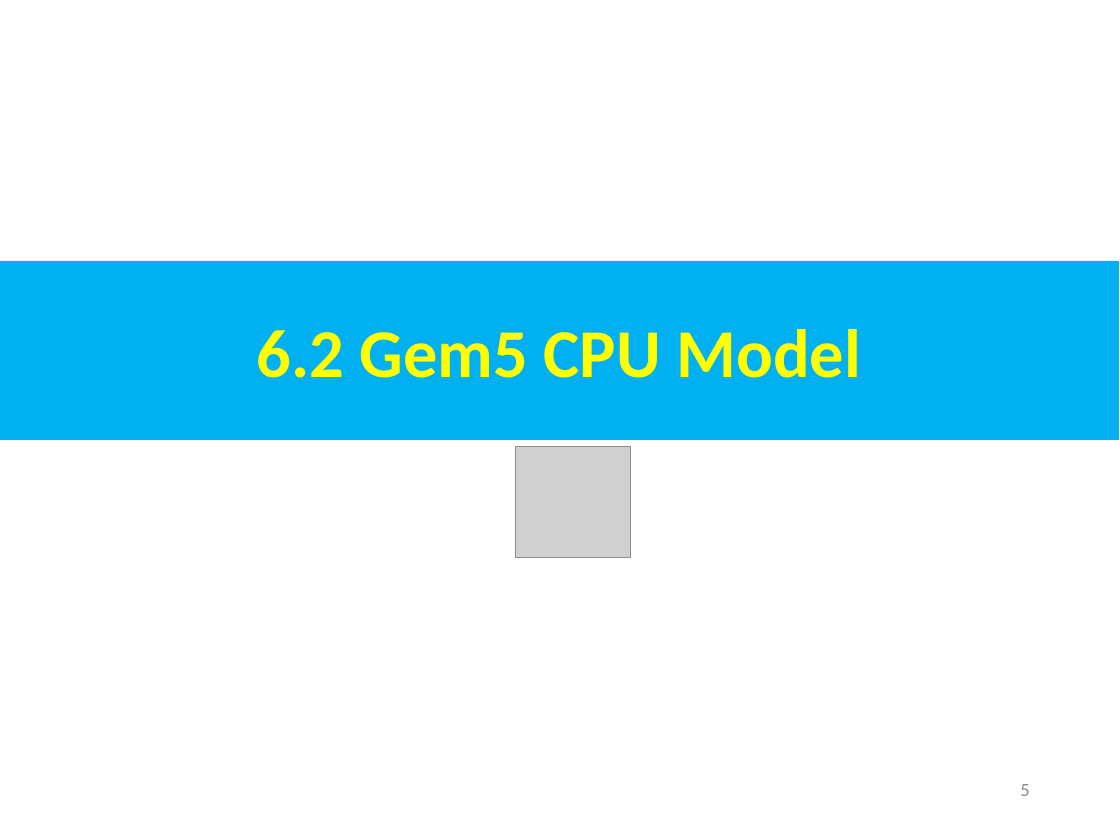
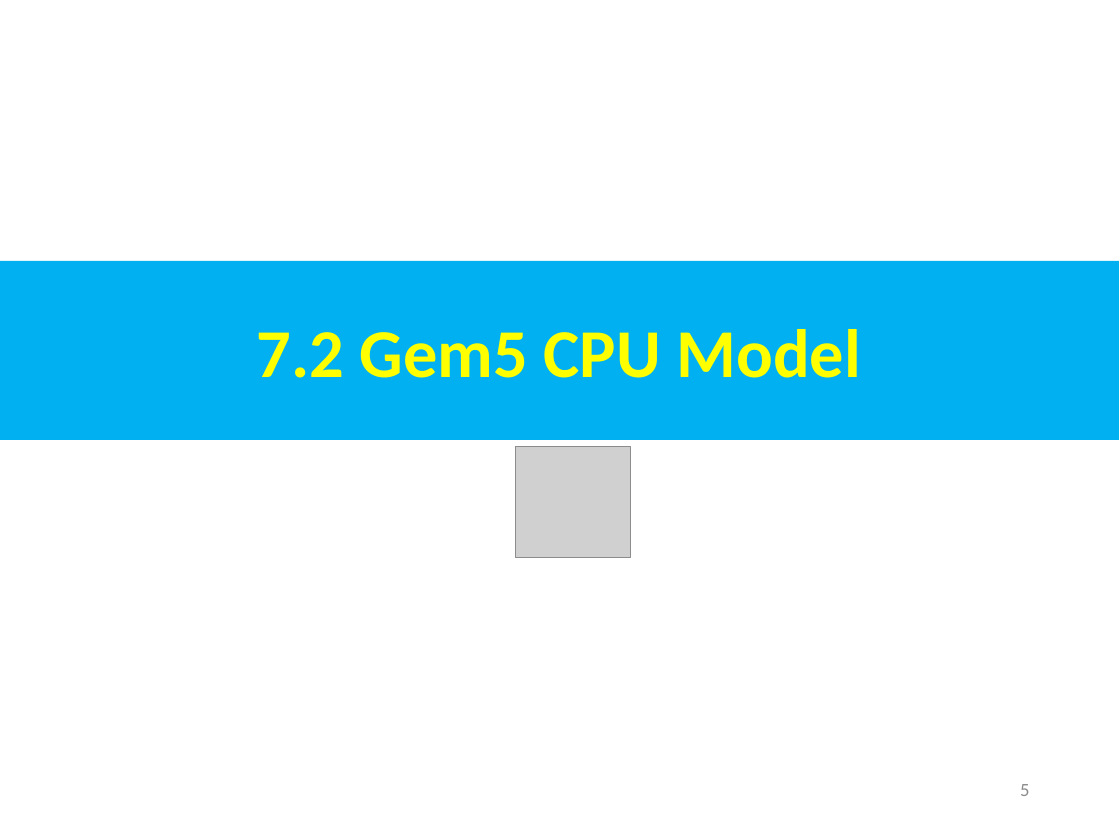
Before and after one commit to peterhchen/AIU_CS850_Gem5_McPAT, a slide deck: slide 5 of 050_Gem5/007.CPUModel/000_Video/007.CPUModel.ppt. Drawn at 1120x840 pixels with LibreOffice and Linux fonts; fonts in the diff are those of the drawing; grey boxes stand for pictures. Boxes give left, top, right and bottom in pixels: in the first picture for what was removed or moved away, otherwise in the second. Text is boxed around its words. In the diff, an @@ line names an element or a change of style, - is before the commit and + after.

```diff
--- a/050_Gem5/007.CPUModel/000_Video/007.CPUModel.ppt
+++ b/050_Gem5/007.CPUModel/000_Video/007.CPUModel.ppt
@@ text in rectangle at (257, 329, 860, 378): text changed @@
-6.2 Gem5 CPU Model
+7.2 Gem5 CPU Model
```
Also in this commit, not shown: 62 other slides changed.
